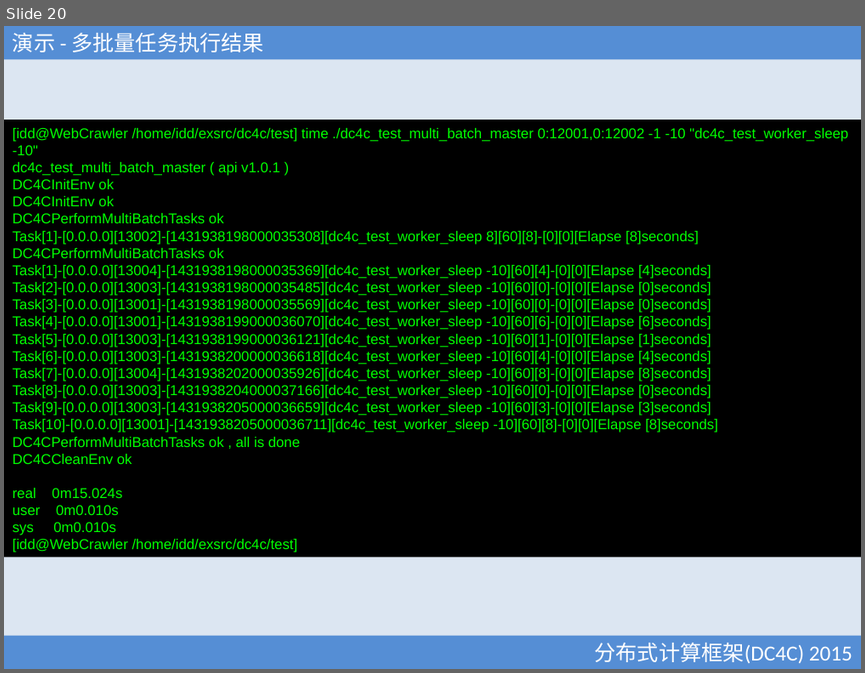
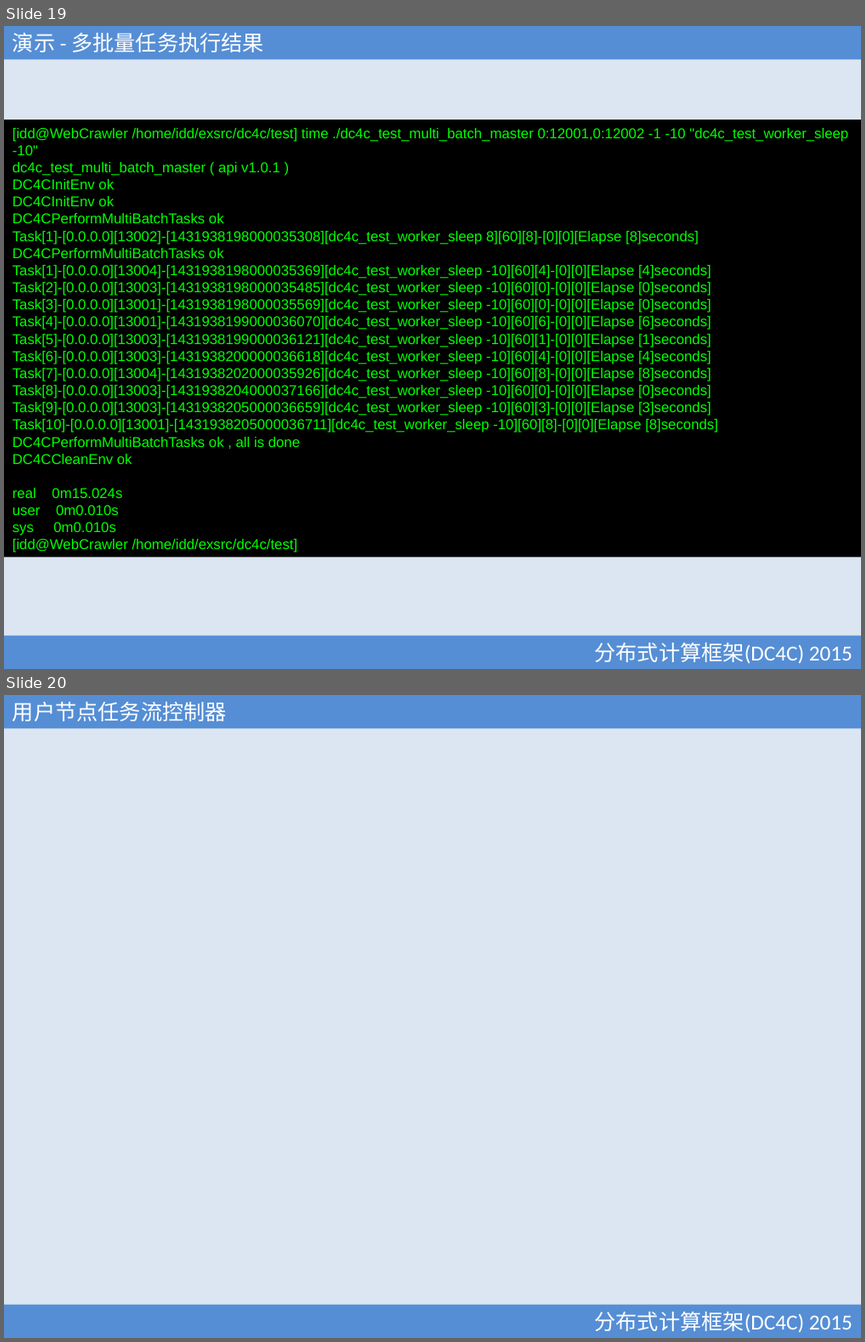
Before and after one commit to xubingyue/dc4c, a slide deck: doc/DC4C.ppt. Shown one above the other, each under a label of ours: slide 20 before the commit, slides 19 and 20 after it. The pictures are 865x673 and 865x1342 pixels, drawn with LibreOffice and Linux fonts; fonts in the diff are those of the drawing; background and template pictures are left out. Boxes give left, top, right and bottom in pixels: in the first picture for what was removed or moved away, otherwise in the second. Text is boxed around its words. In the diff, an @@ line names an element or a change of style, - is before the commit and + after.

```diff
--- a/doc/DC4C.ppt
+++ b/doc/DC4C.ppt
@@ slide 20 added at [4,695,861,1338], background picture (left out) @@
@@ rectangle added at [4,695,861,728], fill #558ED5, 18 pt, text #FFFFFF @@
+用户节点任务流控制器
@@ rectangle added at [4,1304,861,1338], fill #558ED5, 18 pt, text #FFFFFF @@
+分布式计算框架(DC4C) 2015
@@ what was slide 20 is now slide 19 @@
```
Also in this commit, not shown: 7 slides changed, 5 other slides added, 36 other files.
